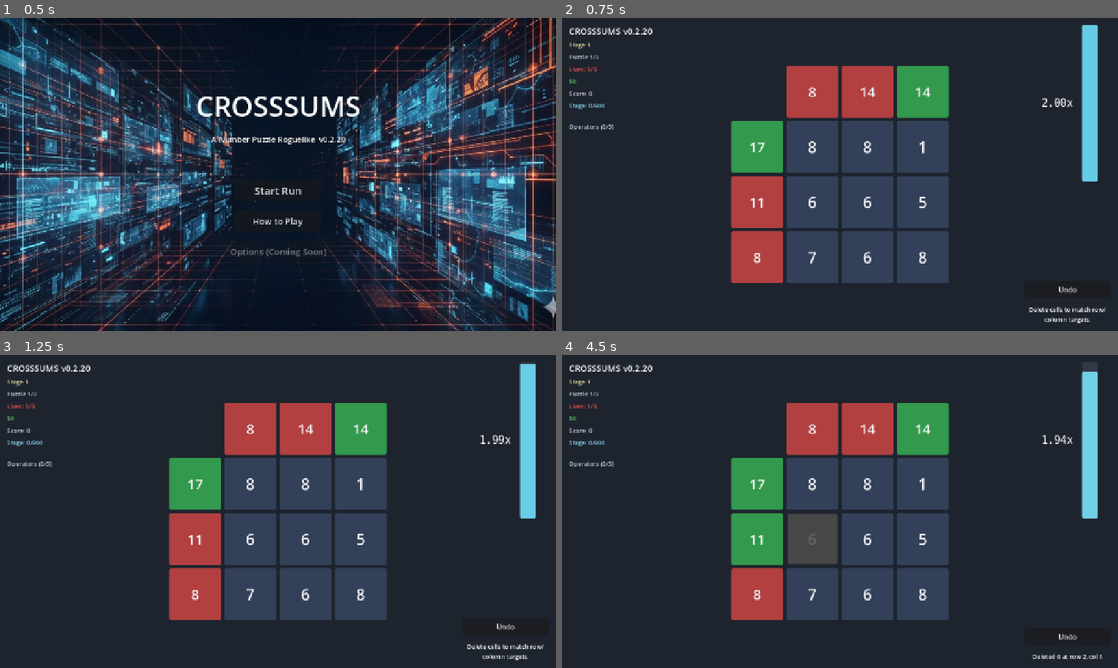
Above: before the commit, frames 1-4 (two rows, left to right).
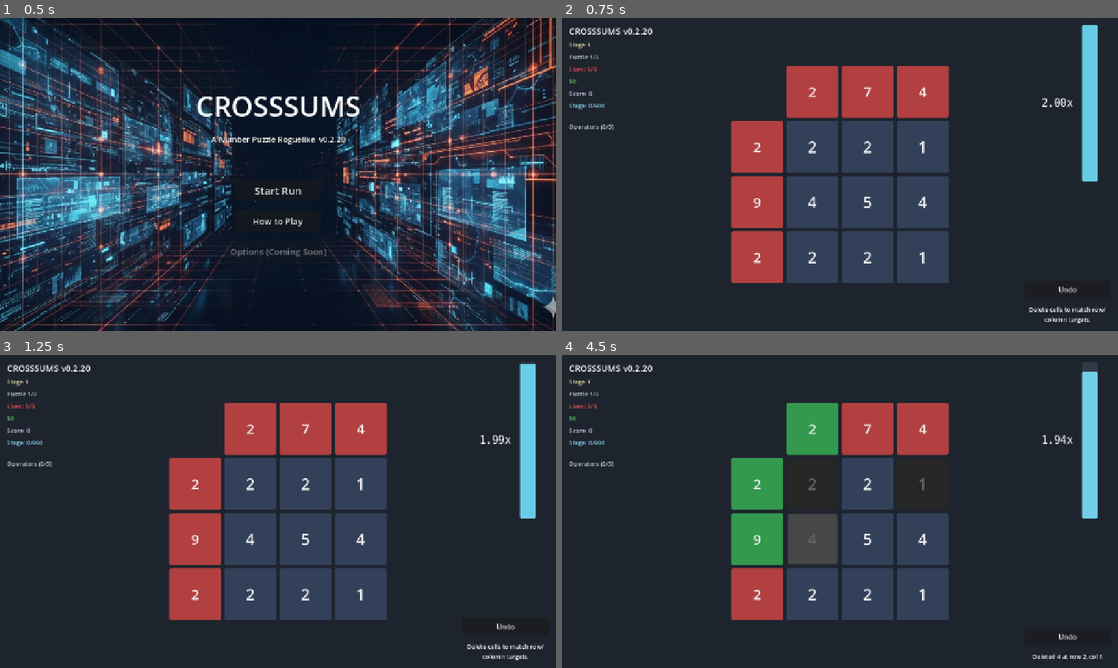
Above: after the commit, the same moments.

Repository: escherize/crossums
Game: Godot game, scene res://scenes/title/title_screen.tscn
Two runs of this game, one before a commit and one after it. Both use one fixed random seed, a clock stepped at 60 frames per second and the inputs below.
Inputs (mouse positions are in pixels of both pictures, inside the frame that each line leads up to):
- Up to frame 1 (0.5 s): no input
- Up to frame 2 (0.75 s): click "Start Run" at 0.5 s
- Up to frame 3 (1.25 s): no input
- Up to frame 4 (4.5 s): click "8" (after the commit: "2") at 1.25 s; click (867, 483) at 2 s, where only the run before the commit has a clickable "8"; click (867, 483) at 2.75 s, where only the run after the commit has a clickable "2"; click "1" at 3.5 s; click (812, 539) at 4.25 s, where only the run before the commit has a clickable "6"

Frame 1 is identical in both runs. In frame 2, 3.5% of the frame differs, in the area x 30-70%, y 15-79%; in frame 3, 3.5%; in frame 4, 6.6%, in the area x 4-90%, y 15-98%.

Commit message:
Shuffle puzzle rows/columns to break up visual patterns
After generating a puzzle (especially from controlled diversity strategy),
shuffle rows and columns randomly. This preserves mathematical properties
(permuting rows/cols with their targets is invariant) while dispersing
the visual "all same values" patterns that make puzzles feel too easy.

Also:
- Require minimum 2 solutions for multi-solution puzzles
- Add better logging showing strategy, solution count, and diversity

Diff:
--- a/godot_app/scripts/core/puzzle_generator.gd
+++ b/godot_app/scripts/core/puzzle_generator.gd
@@ -26,13 +26,15 @@
 	rng: RandomNumberGenerator = null
 ) -> PuzzleState:
 	## Generate a puzzle targeting approximately `target_solutions` solutions.
-	## Returns puzzle with solution_count in range [max(1, target-2), target+2].
+	## Returns puzzle with solution_count in range [2, target+3] for multi-solution,
+	## or exactly 1 for single-solution targets.
 
 	if rng == null:
 		rng = RandomNumberGenerator.new()
 		rng.randomize()
 
-	var min_solutions = maxi(1, target_solutions - 2)
+	# For multi-solution puzzles, require at least 2 solutions
+	var min_solutions = 2 if target_solutions >= 2 else 1
 	var max_solutions = target_solutions + 3
 
 	# Try generation strategies in order of preference
@@ -47,10 +49,24 @@
 	for strategy in strategies:
 		var result = strategy.call(grid_size, min_solutions, max_solutions, rng)
 		if result != null:
+			# Shuffle rows and columns to break up visual patterns
+			# (keeps puzzle mathematically equivalent)
+			_shuffle_puzzle(result, rng)
+
+			var analysis = analyze(result)
+			print("[PuzzleGenerator] %s succeeded: %d solutions, diversity %.2f" % [
+				str(strategy).get_slice("::", 1),
+				analysis.solution_count,
+				analysis.diversity
+			])
 			return result
-
-	# Fallback: single-solution puzzle
-	return _generate_single_solution(grid_size, rng)
+		print("[PuzzleGenerator] %s failed" % str(strategy).get_slice("::", 1))
+
+	# Fallback: single-solution puzzle (better than nothing)
+	print("[PuzzleGenerator] All strategies failed, using single-solution fallback")
+	var fallback = _generate_single_solution(grid_size, rng)
+	_shuffle_puzzle(fallback, rng)
+	return fallback
 
 
 # =============================================================================
@@ -749,3 +765,68 @@
 
 		if solutions.size() >= max_solutions:
 			return
+
+
+# =============================================================================
+# PUZZLE SHUFFLING
+# =============================================================================
+
+static func _shuffle_puzzle(state: PuzzleState, rng: RandomNumberGenerator) -> void:
+	## Shuffle rows and columns to break up visual patterns.
+	## This preserves the puzzle's mathematical properties because
+	## permuting rows/columns with their targets is an invariant operation.
+
+	var size = state.grid_size
+
+	# Generate random row and column permutations
+	var row_perm: Array[int] = []
+	var col_perm: Array[int] = []
+	for i in range(size.y):
+		row_perm.append(i)
+	for i in range(size.x):
+		col_perm.append(i)
+
+	# Fisher-Yates shuffle
+	for i in range(size.y - 1, 0, -1):
+		var j = rng.randi_range(0, i)
+		var tmp = row_perm[i]
+		row_perm[i] = row_perm[j]
+		row_perm[j] = tmp
+
+	for i in range(size.x - 1, 0, -1):
+		var j = rng.randi_range(0, i)
+		var tmp = col_perm[i]
+		col_perm[i] = col_perm[j]
+		col_perm[j] = tmp
+
+	# Create new cell values array with shuffled positions
+	var new_values: Array = []
+	for _row in range(size.y):
+		var row_vals: Array[int] = []
+		row_vals.resize(size.x)
+		new_values.append(row_vals)
+
+	for old_row in range(size.y):
+		for old_col in range(size.x):
+			var new_row = row_perm[old_row]
+			var new_col = col_perm[old_col]
+			new_values[new_row][new_col] = state.get_cell(old_row, old_col).value
+
+	# Apply new values
+	for row in range(size.y):
+		for col in range(size.x):
+			state.get_cell(row, col).value = new_values[row][col]
+
+	# Shuffle targets to match
+	var new_row_targets: Array[int] = []
+	var new_col_targets: Array[int] = []
+	new_row_targets.resize(size.y)
+	new_col_targets.resize(size.x)
+
+	for old_idx in range(size.y):
+		new_row_targets[row_perm[old_idx]] = state.row_targets[old_idx]
+	for old_idx in range(size.x):
+		new_col_targets[col_perm[old_idx]] = state.col_targets[old_idx]
+
+	state.row_targets = new_row_targets
+	state.col_targets = new_col_targets
